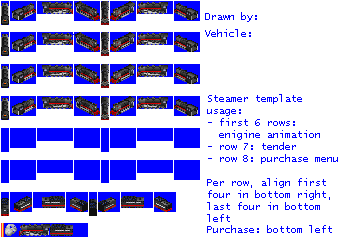
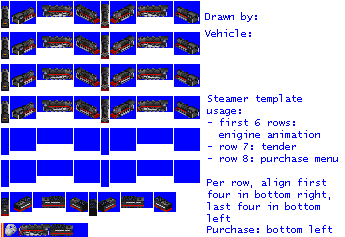
Revision of a layered w=345, h=237 image; what changed, layer by layer:
renamed "Capa pegada" to "original", painted on it over [1, 4, 199, 231]
painted on "empty.png" over [1, 1, 200, 231]
